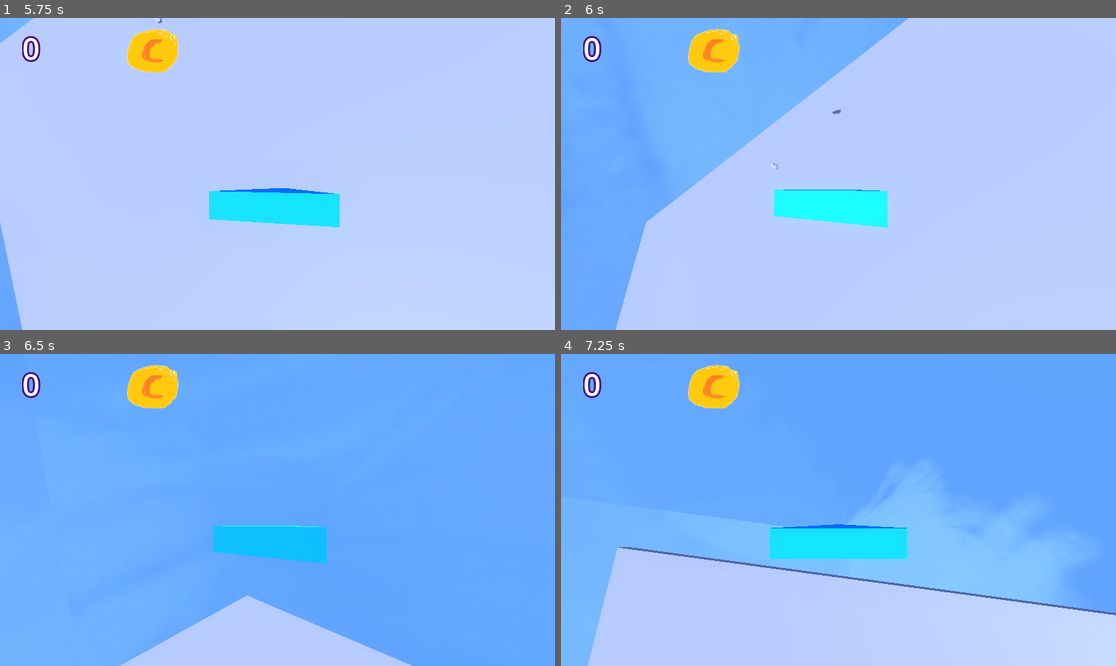
Above: before the commit, frames 1-4 (two rows, left to right).
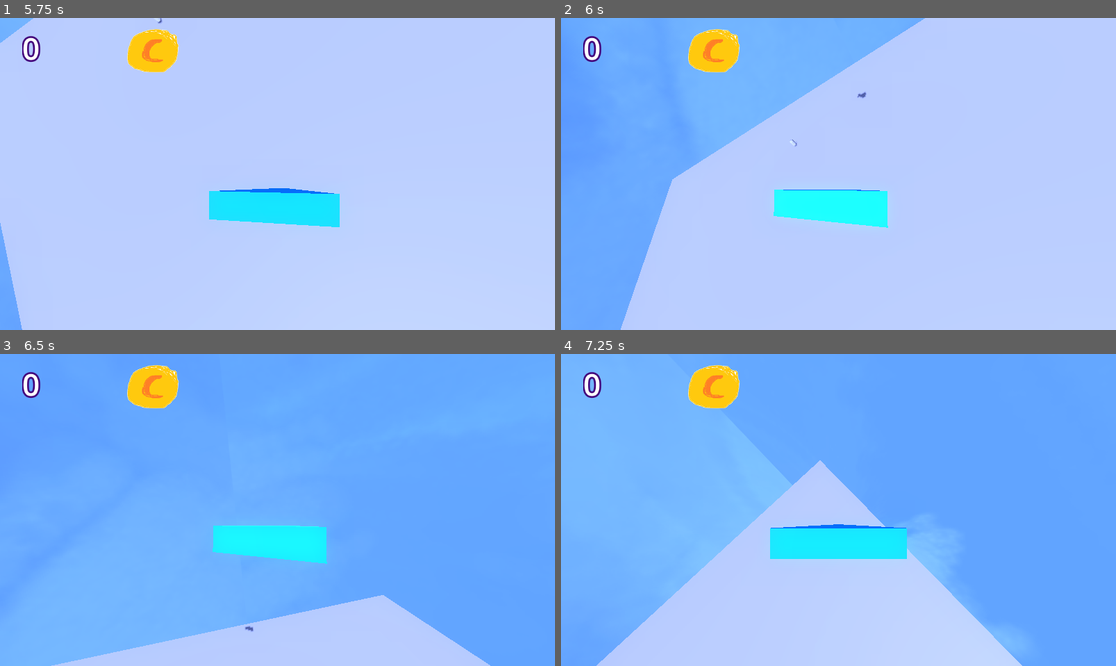
Above: after the commit, the same moments.

Repository: emeryplyler/Carrier
Game: Godot game, scene res://scenes/main.tscn
The game is run twice, just before and just after one commit, with the same random seed, the same clock (stepped at 60 frames per second) and the same inputs.
Inputs (mouse positions are in pixels of both pictures, inside the frame that each line leads up to):
- Up to frame 1 (5.75 s): move the mouse to (305, 174) at 0.52 s; hold W (forward) from 0.53 s (still down); right-click (305, 174) at 0.6 s; tap Space (jump) at 0.77, 1.52, 3.02, 3.5, 3.77, 4.52 s; move the mouse to (249, 174) at 1.27 s; right-click (249, 174) at 1.35 s; move the mouse to (288, 167) at 2.02 s; right-click (288, 167) at 2.1 s; tap Enter at 2.75, 4.25 s; move the mouse to (271, 180) at 2.77 s; right-click (271, 180) at 2.85 s; move the mouse to (316, 177) at 3.52 s; right-click (316, 177) at 3.6 s; tap T (debug) at 4.15 s; move the mouse to (233, 170) at 4.27 s; right-click (233, 170) at 4.35 s; move the mouse to (283, 174) at 5.02 s; right-click (283, 174) at 5.1 s
- Up to frame 2 (6 s): move the mouse to (816, 167) at 5.77 s; release W (forward) at 5.78 s; hold D (right) from 5.78 s (still down); right-click (816, 167) at 5.85 s
- Up to frame 3 (6.5 s): keep holding D (right); tap Space (jump) at 6.02 s
- Up to frame 4 (7.25 s): move the mouse to (866, 510) at 6.52 s; release D (right) at 6.53 s; hold W (forward) from 6.53 s (still down); right-click (866, 510) at 6.6 s; tap Space (jump) at 6.77 s

Frame 1 is identical in both runs. In frame 2, 2.0% of the frame differs, in the area x 9-66%, y 0-100%; in frame 3, 7.3%; in frame 4, 19%, in the area x 4-100%, y 34-100%.

Commit message:
about to try slow tilt instead of dive mode

Diff:
--- a/scenes/main.tscn
+++ b/scenes/main.tscn
@@ -55,7 +55,6 @@
 
 [node name="Player" parent="." instance=ExtResource("1_k2ow1")]
 transform = Transform3D(1, 0, 0, 0, 1, 0, 0, 0, 1, 0, 2, 0)
-rotate_speed = 0.025
 
 [node name="Ground" type="StaticBody3D" parent="."]
 transform = Transform3D(1, 0, 0, 0, 1, 0, 0, 0, 1, 0, 0, -44.6045)
--- a/scripts/player.gd
+++ b/scripts/player.gd
@@ -5,7 +5,7 @@
 @onready var cam_arm = $CamTarget/CamArm
 
 @export var SPEED = 5.0
-@export var rotate_speed = 0.25
+@export var rotate_speed = 0.01
 const JUMP_VELOCITY = 4.5
 const MAX_UP_VELOCITY = 8
 var onGround: bool = false # used to detect landing
@@ -38,8 +38,7 @@
 			cam_arm.rotation.x = clamp(cam_arm.rotation.x, -PI/2, PI/2)
 
 func _physics_process(delta):
-#	print("full: ", rotation, " camtarget: ", camera_target.rotation, " camarm: ", cam_arm.rotation)
-	# Add the gravity.
+	# Add the gravity
 	if not is_on_floor():
 #		velocity.y -= gravity * delta
 		velocity.y -= (gravity * delta) # gliding fall rate
@@ -66,6 +65,11 @@
 	if held_object:
 		held_object.global_transform.origin = object_hold_position.global_transform.origin
 
+	# Debug button
+	if Input.is_action_just_pressed("debug"):
+#		tip(0)
+		pass
+
 	# Handle Jump.
 	if Input.is_action_pressed("jump"):
 		if velocity.y < MAX_UP_VELOCITY:
@@ -89,6 +93,16 @@
 	# attempt at tank controls (for flying only)
 	else:
 		character_body.rotation.y = 0 # face forward in the air
+
+		"""
+		Vector3.dot()
+		use with FORWARD vector and UP vector ?
+		Vector3.dot(FORWARD, UP) ?
+		x = 0 when horizontal, negative when pointing down, positive when pointing up
+		subtract x from applied force? add x when moving down?
+		vectorname.dot(othervector) - order doesn't matter
+		"""
+
 		# calculate braking
 		if Input.is_action_pressed("backward"):
 #			braking = 1 # brake
@@ -96,15 +110,14 @@
 		elif Input.is_action_pressed("forward"):
 			rotation.x = move_toward(rotation.x, -PI/2, 2 * delta) # use basis instead?
 #			braking = 8 # dive
-			braking = move_toward(braking, 8, 2 * brake_delta_mult * delta) # brake
+			braking = move_toward(braking, 8, 2 * brake_delta_mult * delta) # dive
 		else:
 			rotation.x = move_toward(rotation.x, 0, 2 * delta)
 #			braking = 2 # base speed multiplier
-			braking = move_toward(braking, 2, brake_delta_mult * delta) # brake
+			braking = move_toward(braking, 2, brake_delta_mult * delta) # regular speed
 		# always move forward
 		var direction = (transform.basis * Vector3(0, 0, -1)).normalized()
 		# lerps towards speed, or towards half-speed if Brake is held down
-		# the 15 is just to speed up the rate of change
 		velocity.x = direction.x * SPEED * (0.5 * braking)
 		velocity.z = direction.z * SPEED * (0.5 * braking)
 		# rotate for turning
@@ -124,10 +137,13 @@
 	camera_target.rotation.x = cam_arm.global_transform.basis.get_euler().x
 	cam_arm.rotation.x = 0
 
-func tip(angle : float):
+#func tip(angle : float):
 	# tilt player forward during dive or reverse after dive
-
-	pass
+#	rotate_x(-PI/2)
+##	print(transform.basis)
+#	transform.basis.x = Vector3(1, 0, 0)
+#	transform.basis.y = Vector3(0, 1, 0)
+#	transform.basis.z = Vector3(0, 0, 1)
 
 func _on_item_detection_body_entered(body):
 	if body != self:
Not shown: 2 places in scenes/main.tscn that only renumber resources
